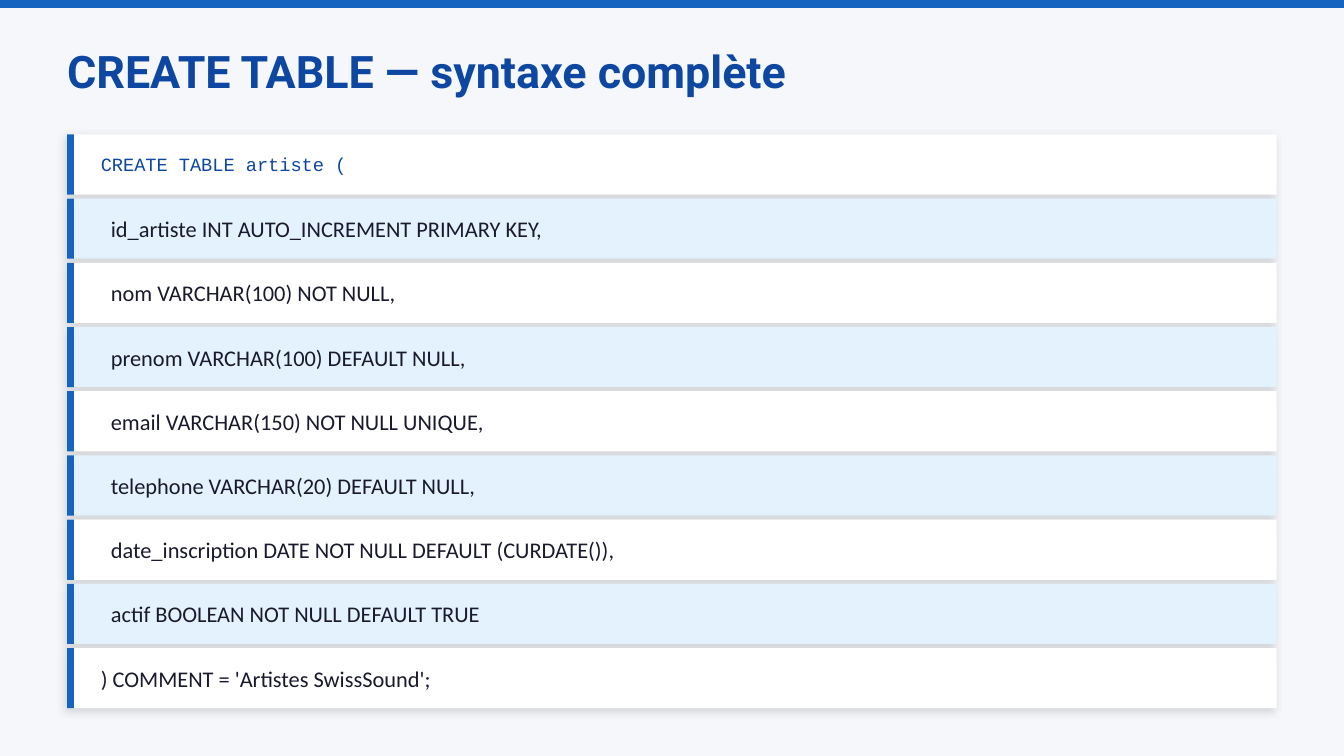
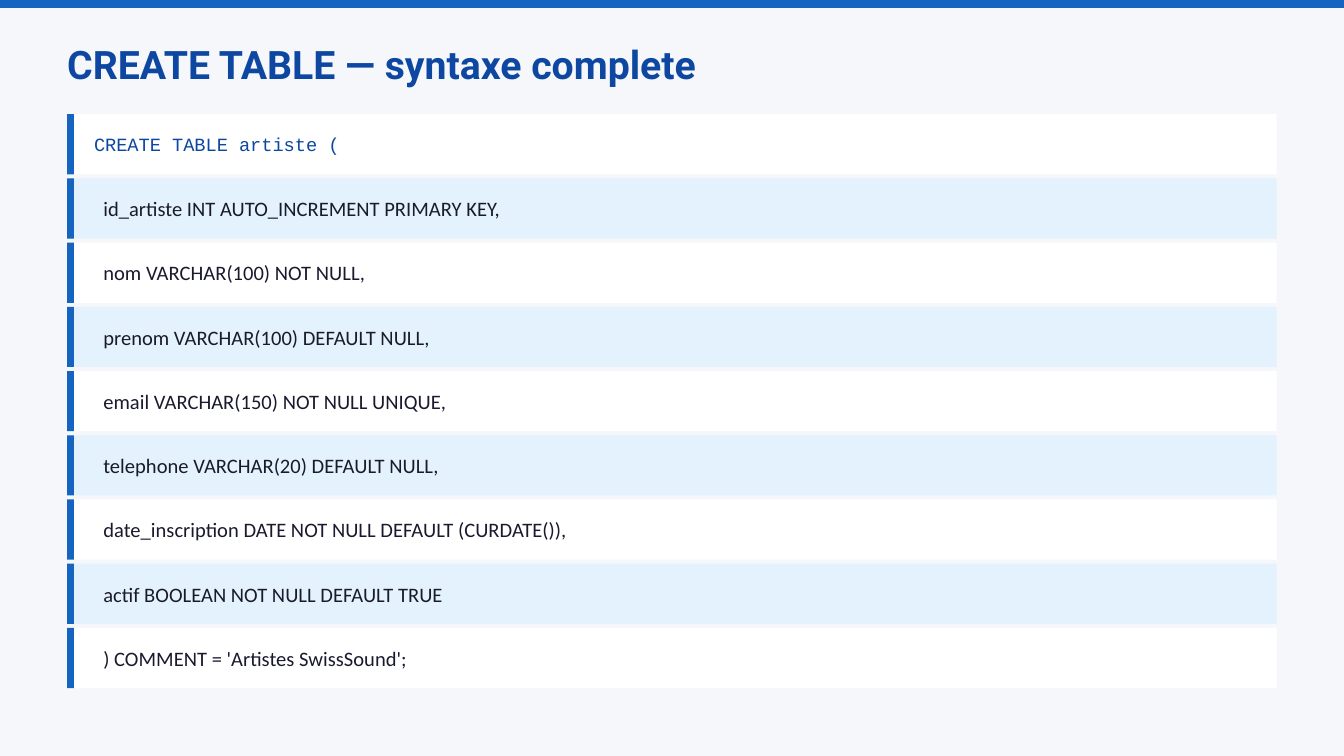
Before and after one commit to mbiTati/unit4_gamifie, a slide deck: slide 3 of pptx/Module09_CREATE_DATABASE_et_TABLE.pptx. Drawn at 1344x756 pixels with LibreOffice and Linux fonts; fonts in the diff are those of the drawing. Boxes give left, top, right and bottom in pixels: in the first picture for what was removed or moved away, otherwise in the second. Text is boxed around its words. In the diff, an @@ line names an element or a change of style, - is before the commit and + after.

```diff
--- a/pptx/Module09_CREATE_DATABASE_et_TABLE.pptx
+++ b/pptx/Module09_CREATE_DATABASE_et_TABLE.pptx
@@ text at box(67, 49, 695, 88): text changed; size 24 to 21 pt @@
-CREATE TABLE — syntaxe complète
+CREATE TABLE — syntaxe complete
@@ text "CREATE TABLE artiste (": place and size @@
-text "CREATE TABLE artiste (" at box(101, 158, 324, 171)
+text "CREATE TABLE artiste (" at box(94, 138, 317, 151)
@@ text "id_artiste INT AUTO_INCREMENT PRIMARY KEY,": place and size @@
-text "id_artiste INT AUTO_INCREMENT PRIMARY KEY," at box(111, 221, 542, 240)
+text "id_artiste INT AUTO_INCREMENT PRIMARY KEY," at box(103, 201, 499, 219)
@@ text "nom VARCHAR(100) NOT NULL,": place and size @@
-text "nom VARCHAR(100) NOT NULL," at box(111, 285, 395, 304)
+text "nom VARCHAR(100) NOT NULL," at box(103, 265, 365, 283)
@@ text "prenom VARCHAR(100) DEFAULT NULL,": place and size @@
-text "prenom VARCHAR(100) DEFAULT NULL," at box(111, 350, 465, 370)
+text "prenom VARCHAR(100) DEFAULT NULL," at box(103, 330, 429, 349)
@@ text "email VARCHAR(150) NOT NULL UNIQUE,": place and size @@
-text "email VARCHAR(150) NOT NULL UNIQUE," at box(111, 414, 483, 433)
+text "email VARCHAR(150) NOT NULL UNIQUE," at box(103, 394, 446, 412)
@@ text "telephone VARCHAR(20) DEFAULT NULL,": place and size @@
-text "telephone VARCHAR(20) DEFAULT NULL," at box(111, 478, 475, 498)
+text "telephone VARCHAR(20) DEFAULT NULL," at box(103, 458, 438, 477)
@@ 18 rectangles: place and size @@
-18 rectangles at box(67, 134, 1277, 708)
+18 rectangles at box(67, 114, 1277, 688)
@@ size 12 to 11 pt in 8 elements at box(103, 265, 365, 283), box(103, 458, 438, 477), box(103, 588, 442, 602), box(114, 651, 406, 669), box(103, 201, 499, 219), box(103, 330, 429, 349), box(103, 394, 446, 412), box(103, 522, 566, 541) @@
@@ text "date_inscription DATE NOT NULL DEFAULT ...": place and size @@
-text "date_inscription DATE NOT NULL DEFAULT ..." at box(111, 542, 615, 562)
+text "date_inscription DATE NOT NULL DEFAULT ..." at box(103, 522, 566, 541)
@@ text "actif BOOLEAN NOT NULL DEFAULT ...": place and size @@
-text "actif BOOLEAN NOT NULL DEFAULT ..." at box(111, 606, 479, 622)
+text "actif BOOLEAN NOT NULL DEFAULT ..." at box(103, 588, 442, 602)
@@ shadow off in 9 elements at box(67, 563, 1277, 624), box(67, 114, 1277, 175), box(67, 179, 1277, 239), box(67, 243, 1277, 304), box(67, 306, 1277, 367), box(67, 371, 1277, 431), box(67, 435, 1277, 496), box(67, 500, 1277, 560), box(67, 628, 1277, 688) @@
@@ text ") COMMENT = 'Artistes SwissSound';": place and size @@
-text ") COMMENT = 'Artistes SwissSound';" at box(113, 671, 431, 690)
+text ") COMMENT = 'Artistes SwissSound';" at box(114, 651, 406, 669)
```
Also in this commit, not shown: 8 other slides changed, 6 other files.
